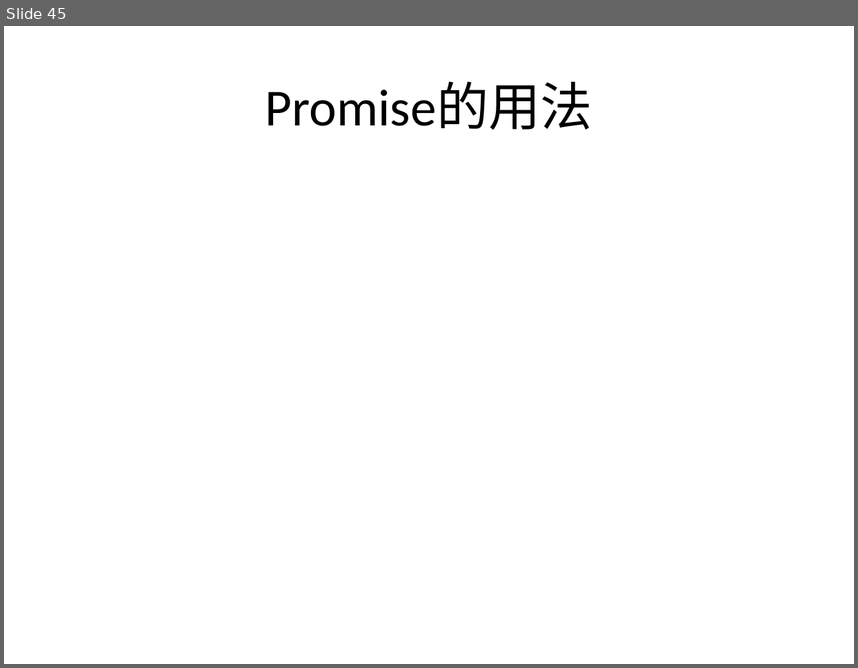
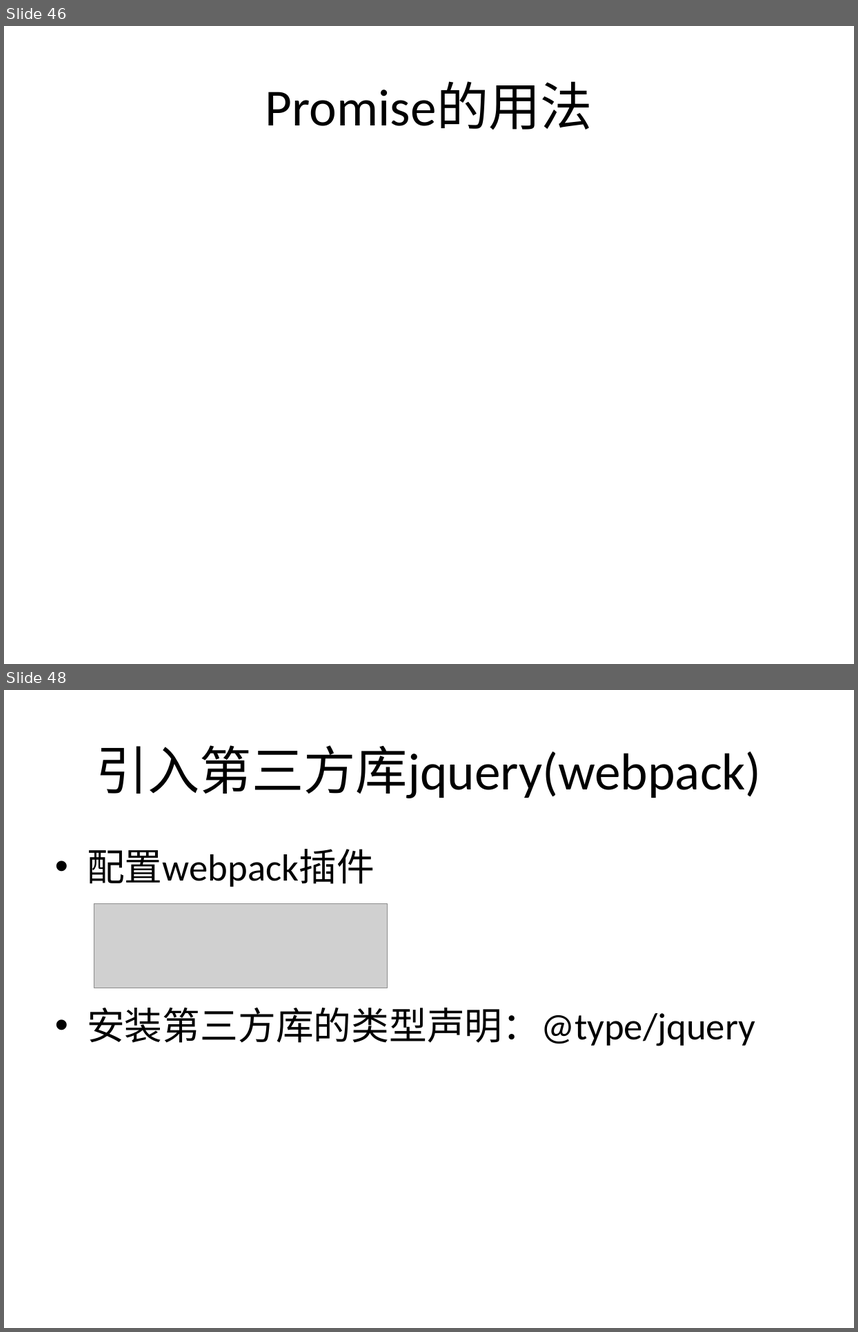
Before and after one commit to jasonLiu001/ng-study-ppt-files, a slide deck: files/Angular2.pptx. Shown one above the other, each under a label of ours: slide 45 before the commit, slides 46 and 48 after it; the slides between them are not shown. The pictures are 858x668 and 858x1332 pixels, drawn with LibreOffice and Linux fonts; fonts in the diff are those of the drawing; grey boxes stand for pictures. Boxes give left, top, right and bottom in pixels: in the first picture for what was removed or moved away, otherwise in the second. Text is boxed around its words. In the diff, an @@ line names an element or a change of style, - is before the commit and + after.

```diff
--- a/files/Angular2.pptx
+++ b/files/Angular2.pptx
@@ slide 48 added at (x1=4, y1=690, x2=854, y2=1328), background #CBE9CF @@
@@ title added at (x1=96, y1=745, x2=762, y2=798), 44 pt, text #000000 @@
+引入第三方库jquery(webpack)
@@ text added at (x1=87, y1=849, x2=755, y2=1046), 32 pt, text #000000 @@
+• 配置webpack插件
+• 安装第三方库的类型声明：@type/jquery
@@ picture added at (x1=94, y1=903, x2=388, y2=987) @@
@@ what was slide 45 is now slide 46 @@
```
Also in this commit, not shown: 44 other slides changed, 3 other slides added.
